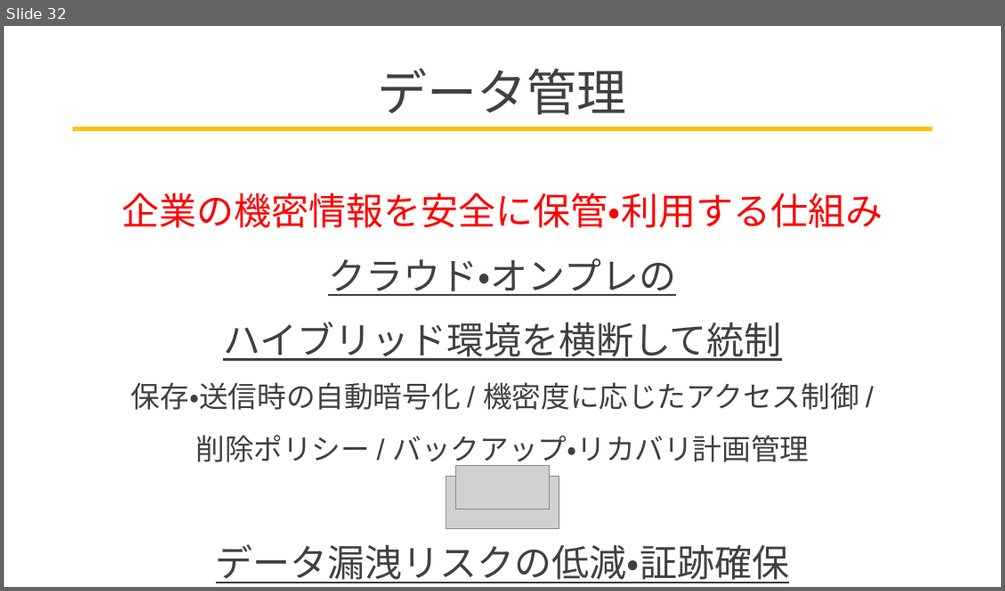
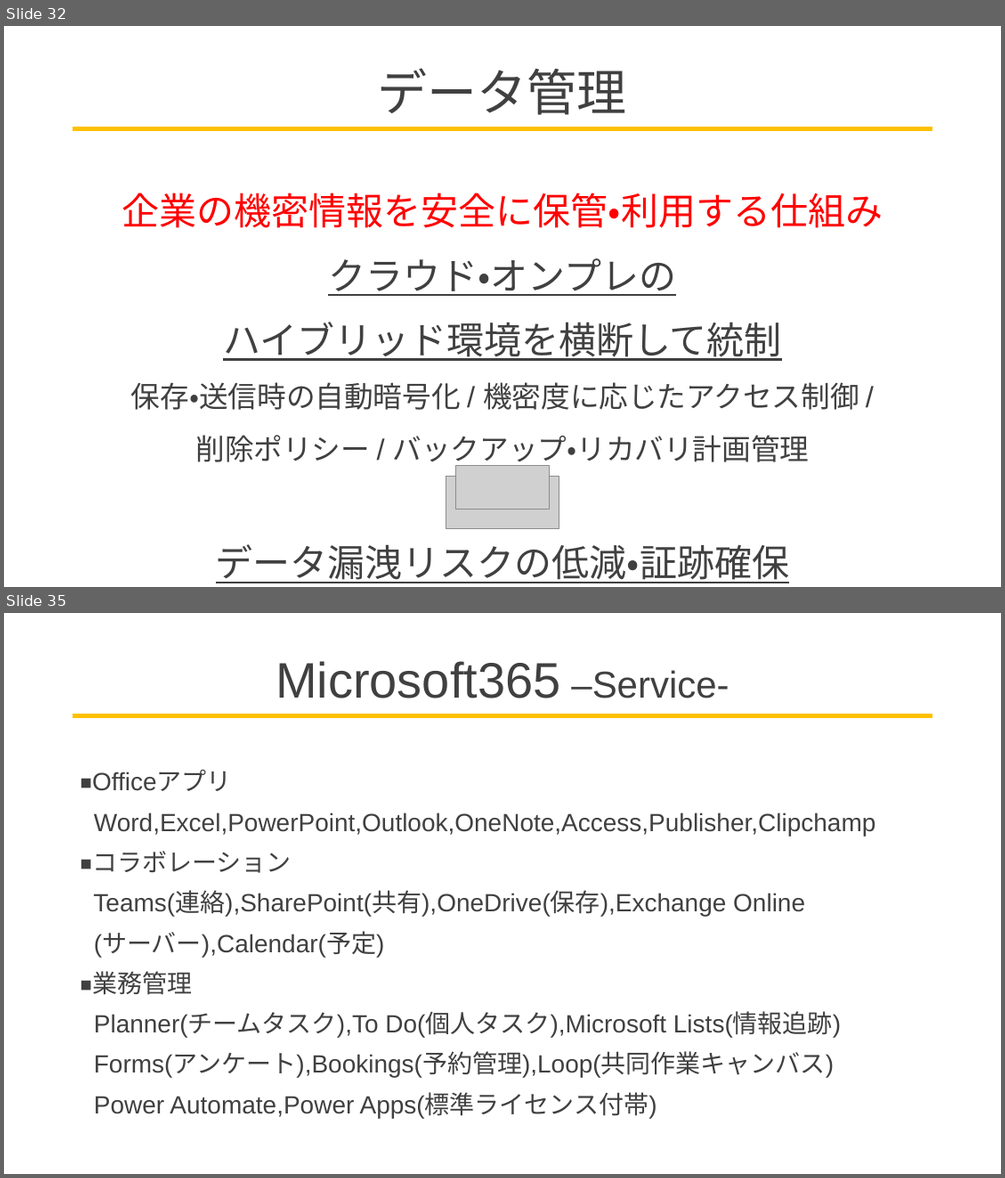
Before and after one commit to AeolusSoul/memo, a slide deck: 1-MSとは.pptx. Shown one above the other, each under a label of ours: slide 32 before the commit, slides 32 and 35 after it; the slides between them are not shown. The pictures are 1005x591 and 1005x1178 pixels, drawn with LibreOffice and Linux fonts; fonts in the diff are those of the drawing; grey boxes stand for pictures. Boxes give left, top, right and bottom in pixels: in the first picture for what was removed or moved away, otherwise in the second. Text is boxed around its words. In the diff, an @@ line names an element or a change of style, - is before the commit and + after.

```diff
--- a/1-MSとは.pptx
+++ b/1-MSとは.pptx
@@ slide 35 added at [4,613,1001,1174], background #FFFFFF; not listed: 1 template element that a slide beside it also shows @@
@@ title added at [275,661,728,698], 48 pt, text #404040 @@
+Microsoft365 –Service-
@@ text added at [92,771,876,1118], 24 pt, text #404040 @@
+◾️Officeアプリ
+Word,Excel,PowerPoint,Outlook,OneNote,Access,Publisher,Clipchamp
+◾️コラボレーション
+Teams(連絡),SharePoint(共有),OneDrive(保存),Exchange Online
+(サーバー),Calendar(予定)
+◾️業務管理
+Planner(チームタスク),To Do(個人タスク),Microsoft Lists(情報追跡)
+Forms(アンケート),Bookings(予約管理),Loop(共同作業キャンバス)
+Power Automate,Power Apps(標準ライセンス付帯)
```
Also in this commit, not shown: 3 slides changed, 19 other slides added, 1 slide removed.
